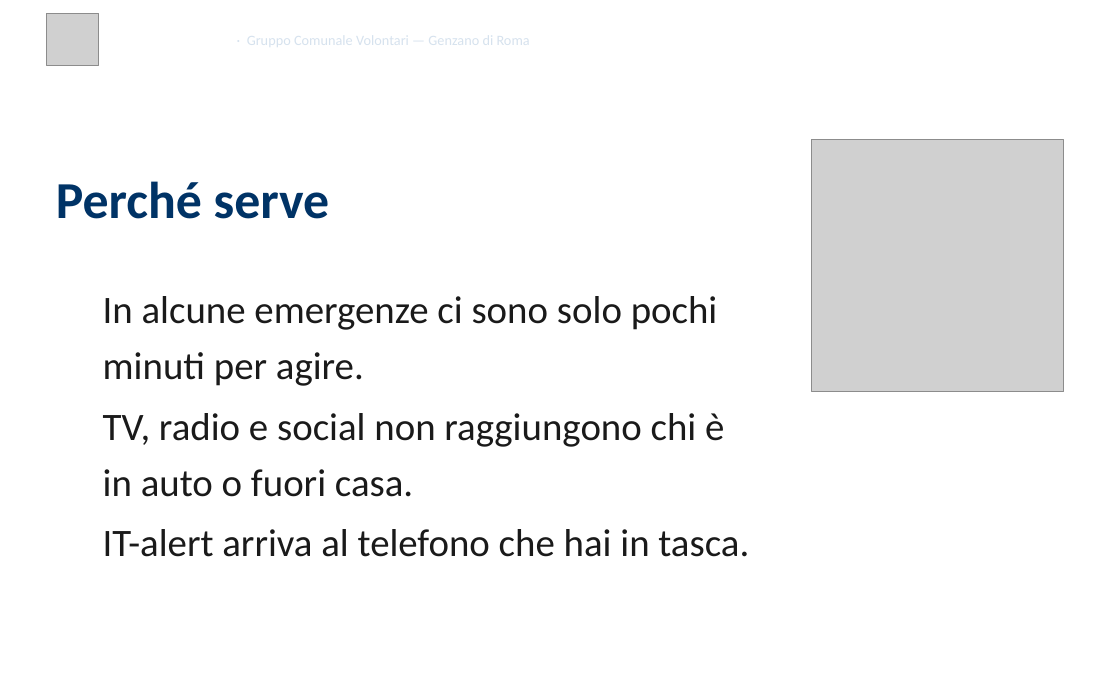
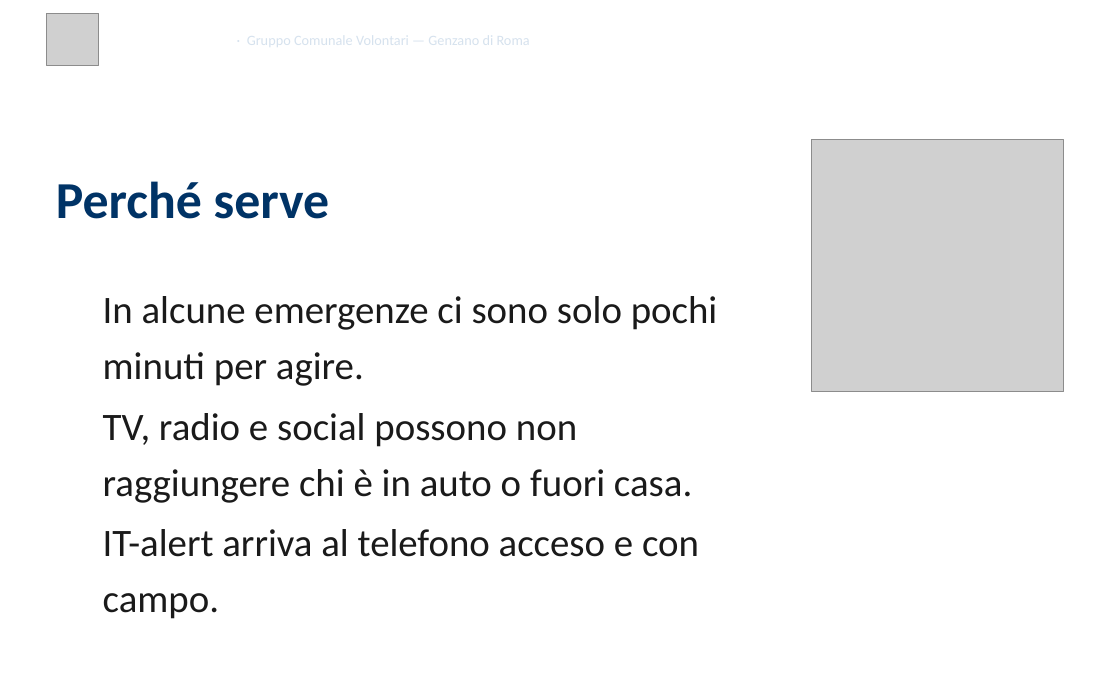
Before and after one commit to SviluppoItaliaDigitale/sito-pc-genzano, a slide deck: slide 3 of static/presentazioni/2026-05-29-it-alert-presentazione-16x10.pptx. Drawn at 1120x700 pixels with LibreOffice and Linux fonts; fonts in the diff are those of the drawing; grey boxes stand for pictures; background and template pictures are left out. Boxes give left, top, right and bottom in pixels: in the first picture for what was removed or moved away, otherwise in the second. Text is boxed around its words. In the diff, an @@ line names an element or a change of style, - is before the commit and + after.

Commit message:
Presentazione su IT-alert: testi allineati alle fonti dopo la revisione didattica

```diff
--- a/static/presentazioni/2026-05-29-it-alert-presentazione-16x10.pptx
+++ b/static/presentazioni/2026-05-29-it-alert-presentazione-16x10.pptx
@@ text at (x1=103, y1=413, x2=692, y2=503): text changed @@
-TV, radio e social non raggiungono chi è in auto o fuori casa.
+TV, radio e social possono non raggiungere chi è in auto o fuori casa.
@@ text at (x1=103, y1=529, x2=699, y2=619): text changed @@
-IT-alert arriva al telefono che hai in tasca.
+IT-alert arriva al telefono acceso e con campo.
```
Also in this commit, not shown: 3 other slides changed, 7 other files.
